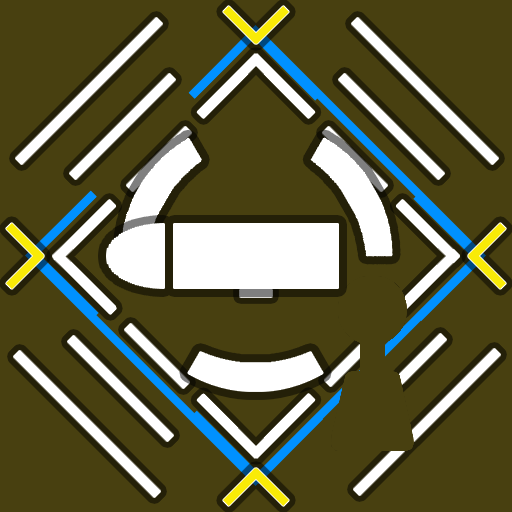
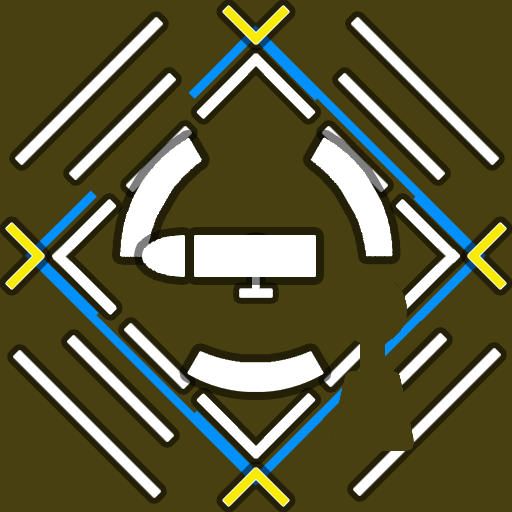
Layered file, before and after one edit (512px x 512px). Changes by layer:
painted on "Layer 9" over [left=107, top=224, right=184, bottom=288]
painted on "Layer 8" over [left=174, top=224, right=338, bottom=288]
